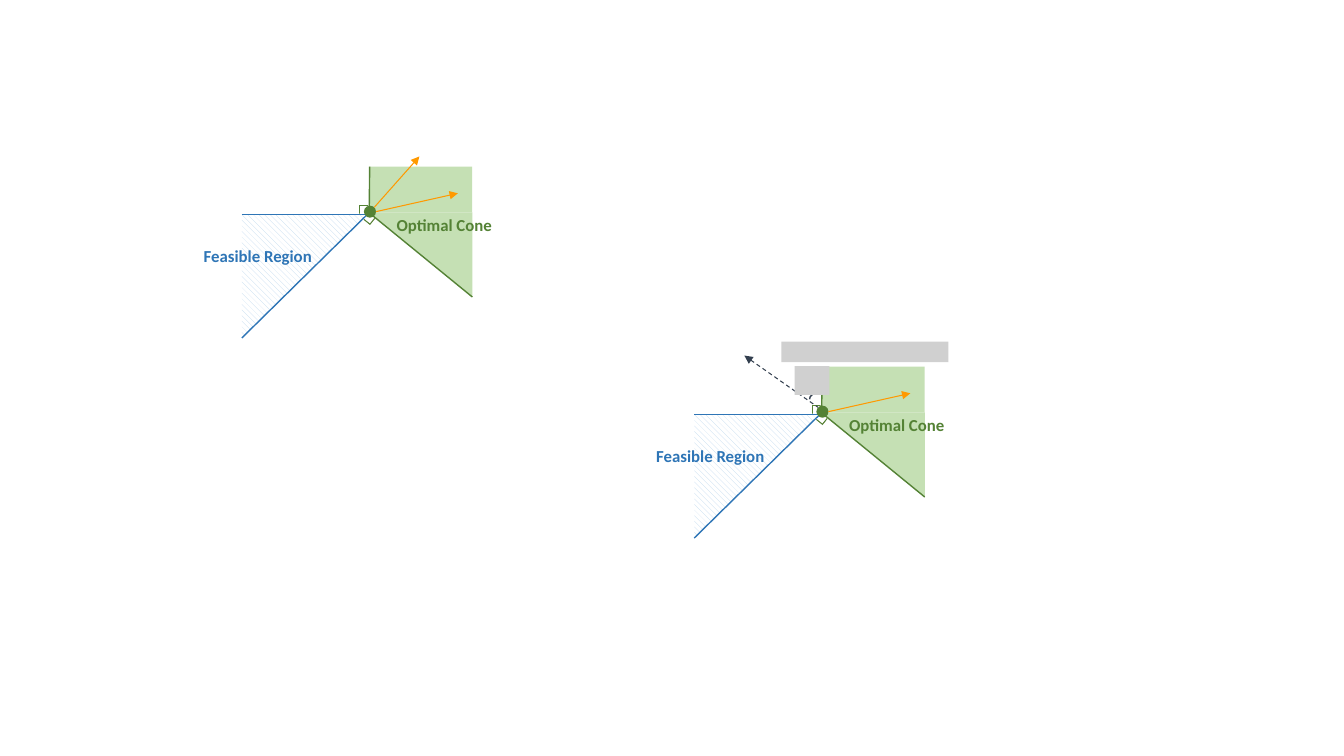
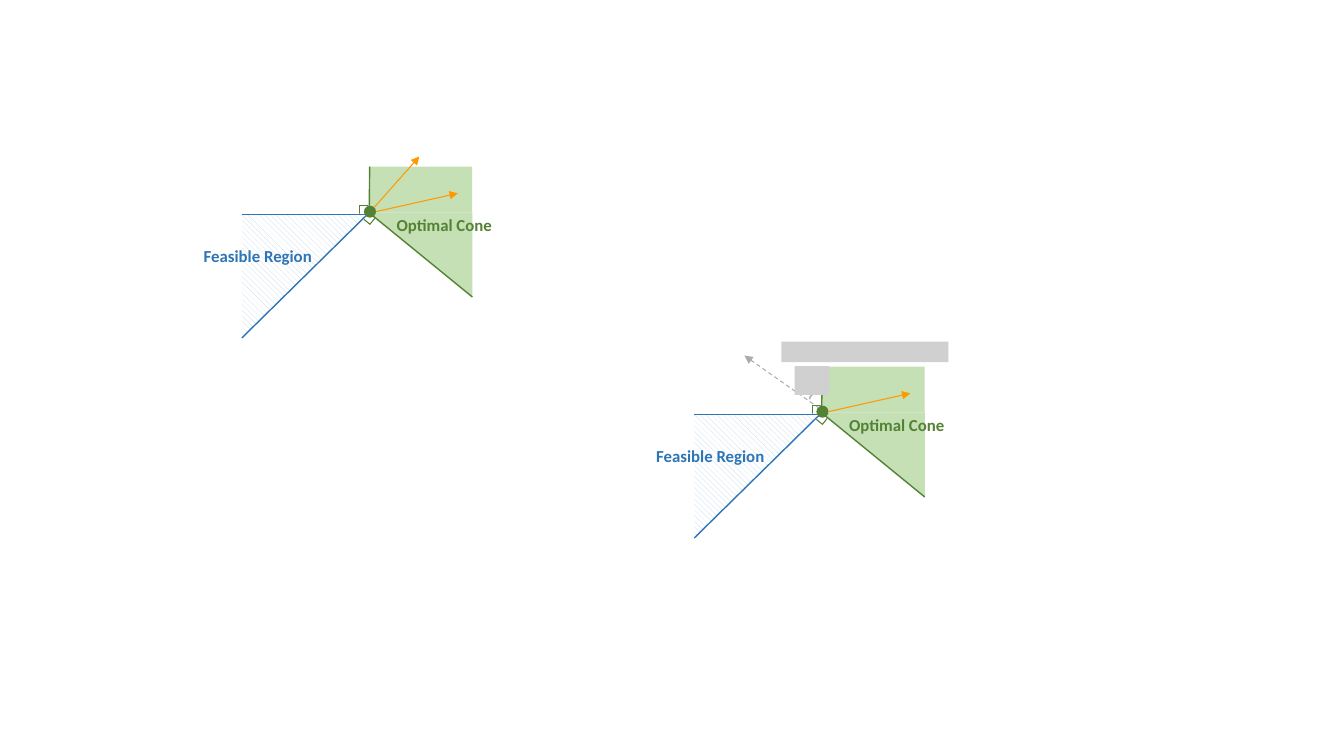
Before and after one commit to khalil-research/CaVE, a slide deck: slide 2 of images/axis.pptx. Drawn at 1344x756 pixels with LibreOffice and Linux fonts; fonts in the diff are those of the drawing; grey boxes stand for pictures; background and template pictures are left out. Boxes give left, top, right and bottom in pixels: in the first picture for what was removed or moved away, otherwise in the second. Text is boxed around its words. In the diff, an @@ line names an element or a change of style, - is before the commit and + after.

```diff
--- a/images/axis.pptx
+++ b/images/axis.pptx
@@ arrow (744, 356) - (819, 407): stroke #333F50 0.75 pt dashed to #AFABAB 0.75 pt dashed @@
@@ arc (boxed as its full ellipse) at box(810, 392, 824, 404): outline #333F50 1 pt to #AFABAB 1 pt @@
```
Also in this commit, not shown: 1 other file.
